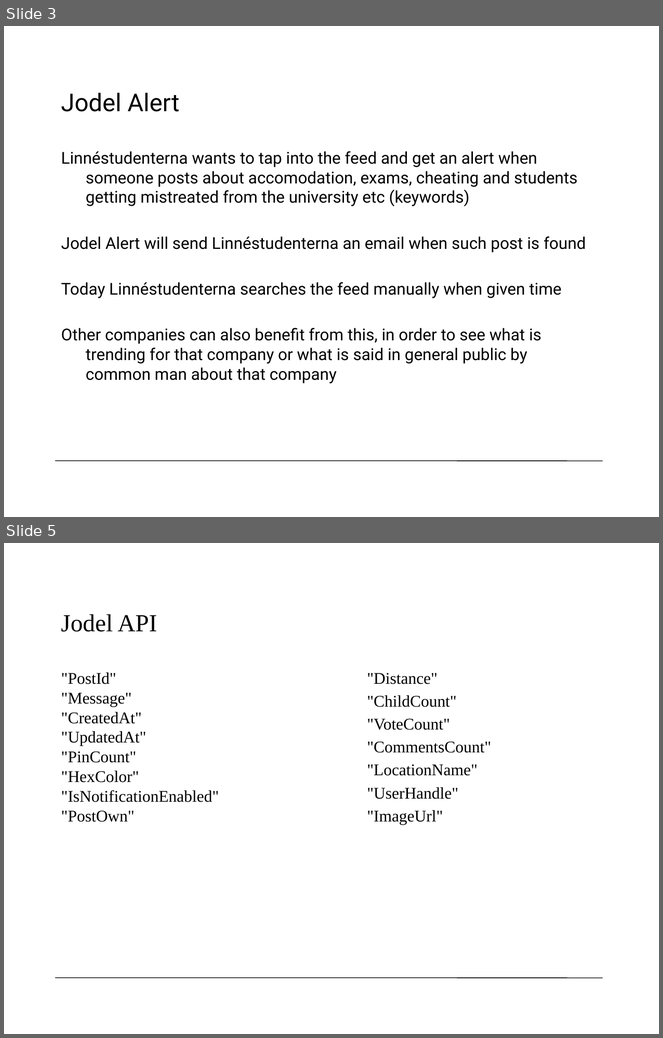
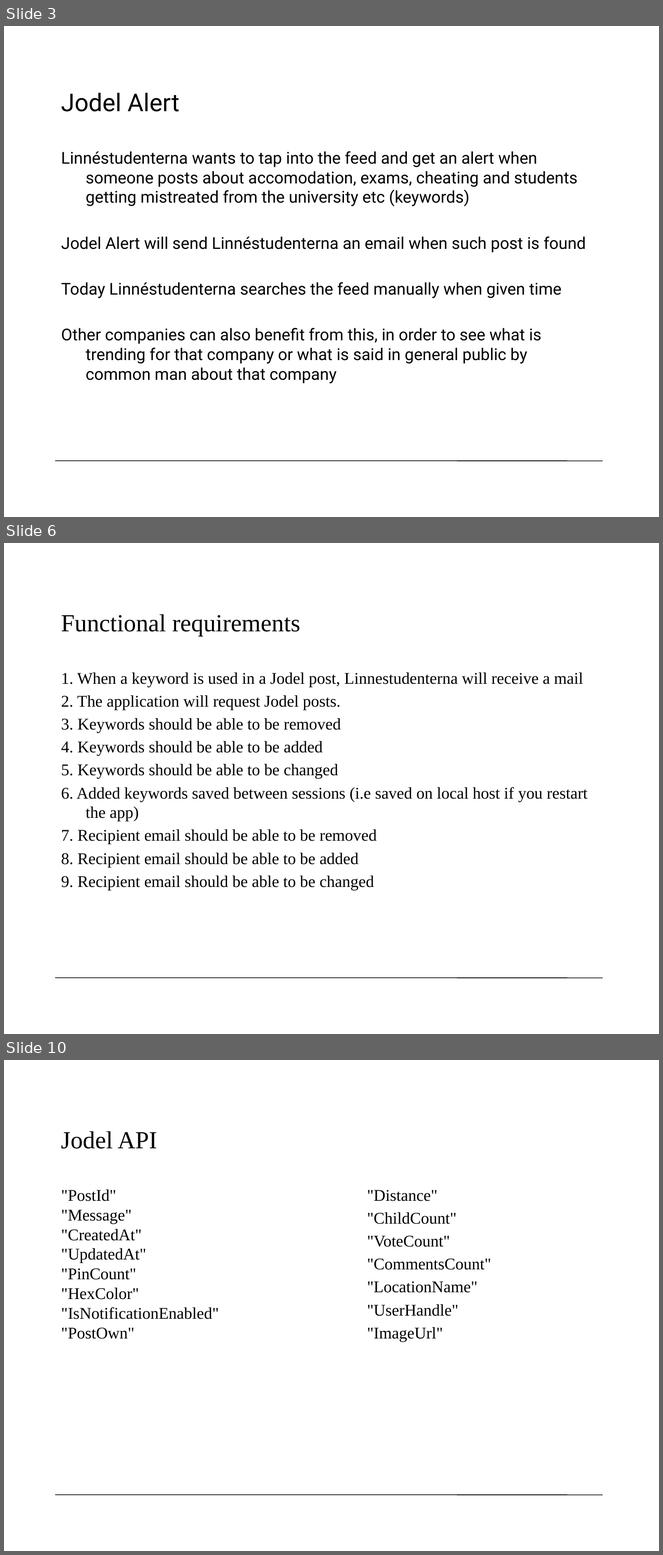
Before and after one commit to legendmcdonald/2DV603, a slide deck: JodelAlert.pptx. Shown one above the other, each under a label of ours: slides 3 and 5 before the commit, slides 3, 6 and 10 after it; the slides between them are not shown. The pictures are 663x1038 and 663x1555 pixels, drawn with LibreOffice and Linux fonts; fonts in the diff are those of the drawing; background and template pictures are left out. Boxes give left, top, right and bottom in pixels: in the first picture for what was removed or moved away, otherwise in the second. Text is boxed around its words. In the diff, an @@ line names an element or a change of style, - is before the commit and + after.

```diff
--- a/JodelAlert.pptx
+++ b/JodelAlert.pptx
@@ slide 6 added at <box>4,543,659,1034</box>, background #FFFFFF; not listed: 1 template element that a slide beside it also shows @@
@@ title added at <box>61,614,301,637</box>, 27 pt, text #000000 @@
+Functional requirements
@@ text added at <box>61,672,588,890</box>, 18 pt, text #000000 @@
+1. When a keyword is used in a Jodel post, Linnestudenterna will receive a mail
+2. The application will request Jodel posts.
+3. Keywords should be able to be removed
+4. Keywords should be able to be added
+5. Keywords should be able to be changed
+6. Added keywords saved between sessions (i.e saved on local host if you restart the app)
+7. Recipient email should be able to be removed
+8. Recipient email should be able to be added
+9. Recipient email should be able to be changed
@@ what was slide 5 is now slide 10 @@
```
Also in this commit, not shown: 1 slide changed, 5 other slides added, 1 slide removed, 1 other file.
